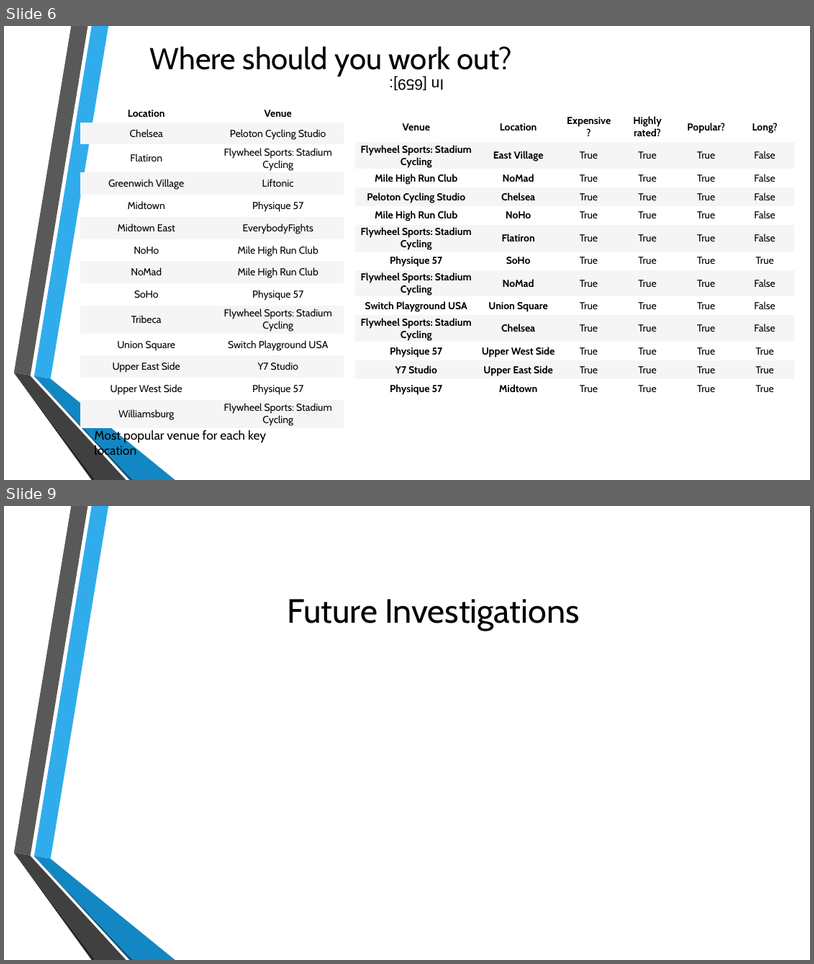
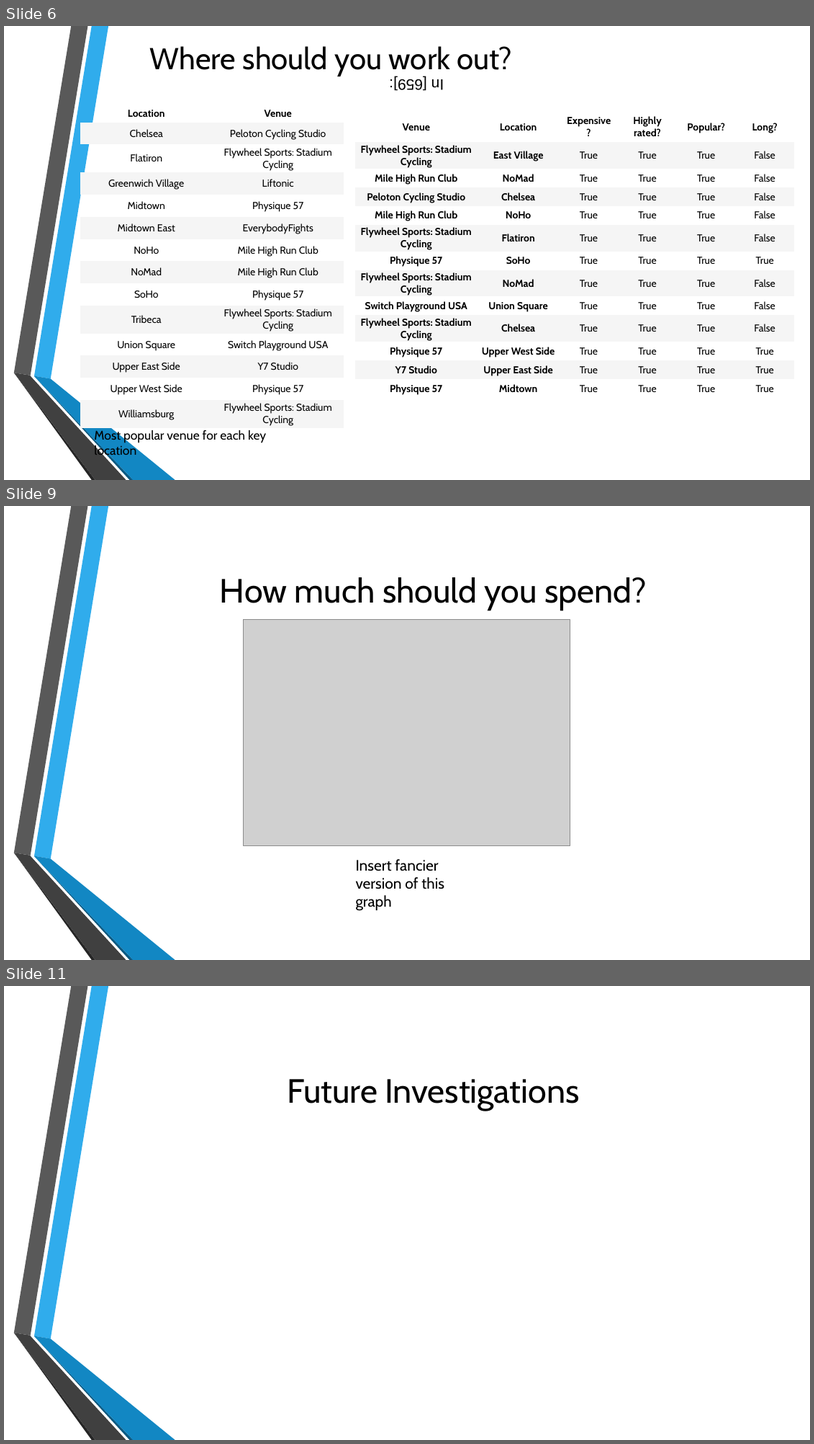
Before and after one commit to Alster96/Scraping_ClassPass, a slide deck: Final presentation.pptx. Shown one above the other, each under a label of ours: slides 6 and 9 before the commit, slides 6, 9 and 11 after it; the slides between them are not shown. The pictures are 814x964 and 814x1444 pixels, drawn with LibreOffice and Linux fonts; fonts in the diff are those of the drawing; grey boxes stand for pictures; background and template pictures are left out. Boxes give left, top, right and bottom in pixels: in the first picture for what was removed or moved away, otherwise in the second. Text is boxed around its words. In the diff, an @@ line names an element or a change of style, - is before the commit and + after.

```diff
--- a/Final presentation.pptx
+++ b/Final presentation.pptx
@@ slide 9 added at <box>4,506,810,960</box>, background picture (left out); not listed: 6 template elements that a slide beside it also shows @@
@@ title added at <box>220,577,647,610</box>, 40 pt, text #000000 @@
+How much should you spend?
@@ picture added at <box>244,620,570,846</box> @@
@@ text added at <box>356,859,445,911</box>, 18 pt, text #000000 @@
+Insert fancier version of this graph
@@ what was slide 9 is now slide 11 @@
```
Also in this commit, not shown: 2 slides changed, 1 other slide added, 1 other file.
